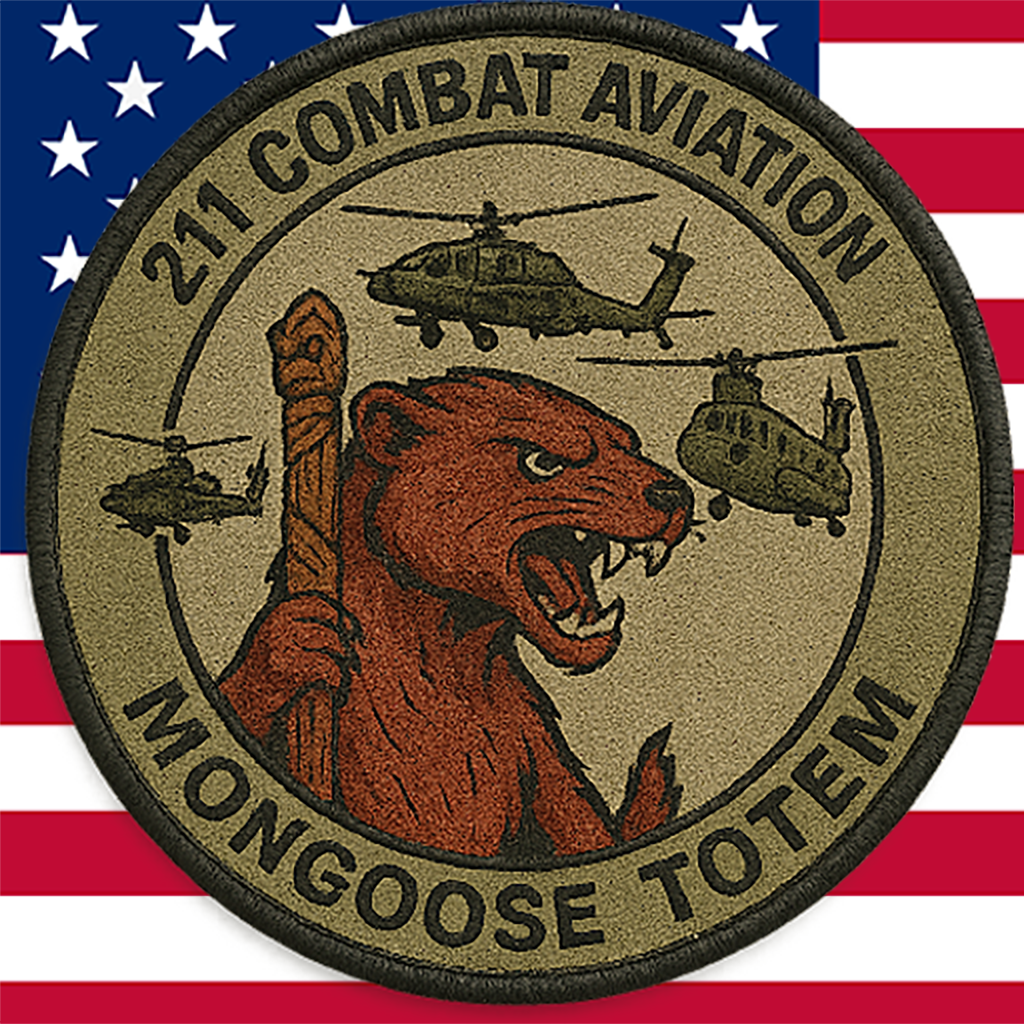
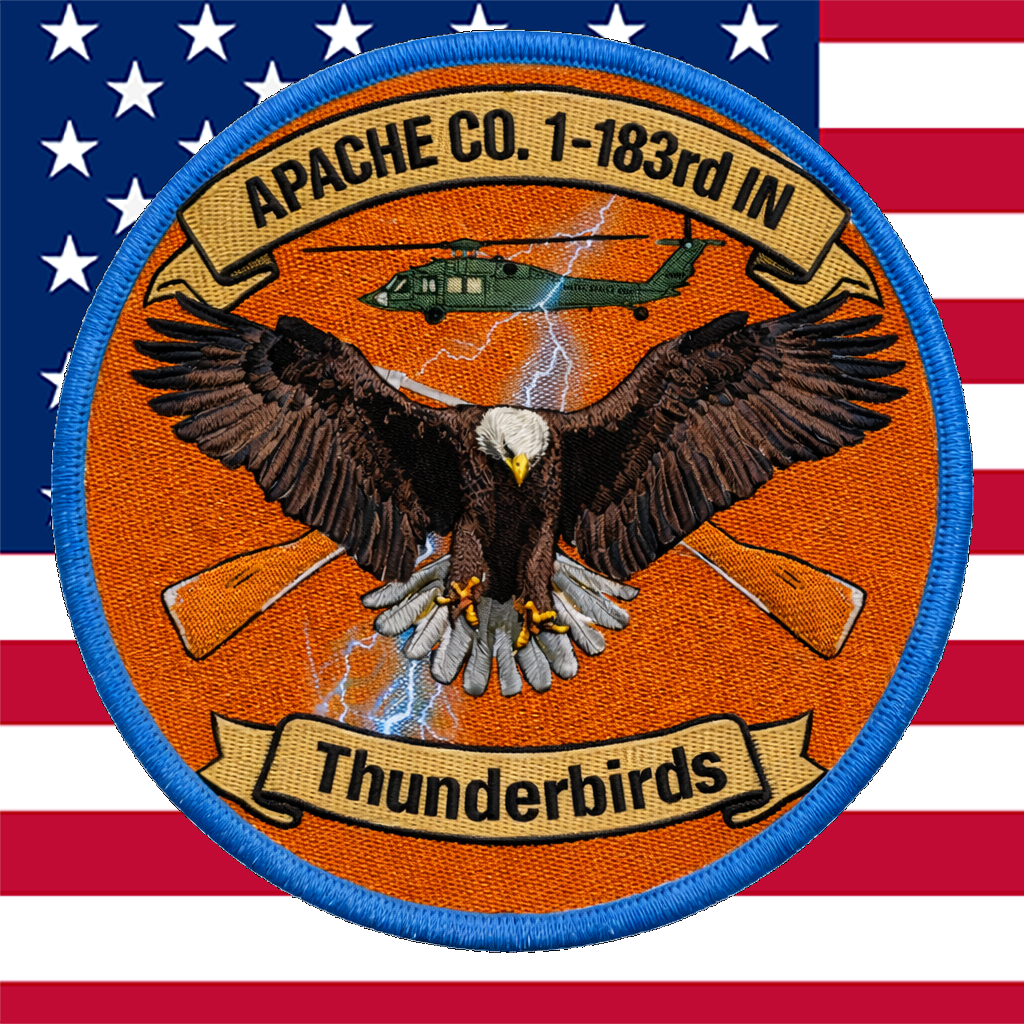
Layer changes from the first w=1024, h=1024 image to the second:
added layer "Layer 2" above "Layer 1" over [left=50, top=29, right=974, bottom=953]
hid "Layer 1" over [left=12, top=0, right=1016, bottom=1024]